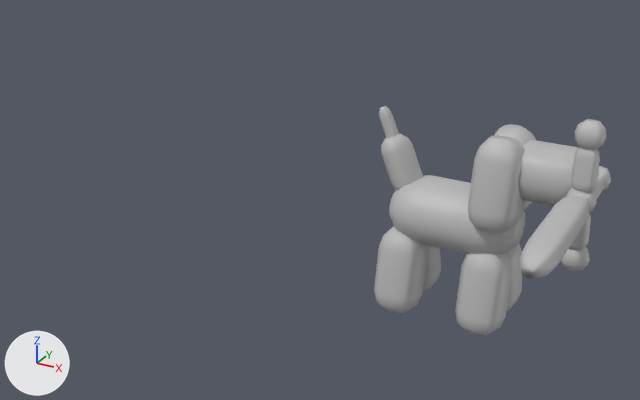
The FBX model Bedtime/Assets/Prefabs/Enemies/melee/Balloon dog.fbx, before and after one commit.
Both versions are drawn from a 50 mm camera at (3.94, -4.02, 2.59) aimed at (1.81, -0.16, 0.65). Lighting does not change. The marker at lower left points along +X, +Y and +Z. Where no turn or scale is listed for an object, it has been applied to the vertices.

Objects in the first picture: 'Body', 'Head', 'Left_ear', 'Left_leg_back', 'Left_leg_front', 'Right_ear', 'Right_leg_back', 'Right_leg_front', 'Sword', 'Tail_bottom', 'Tail_top'.
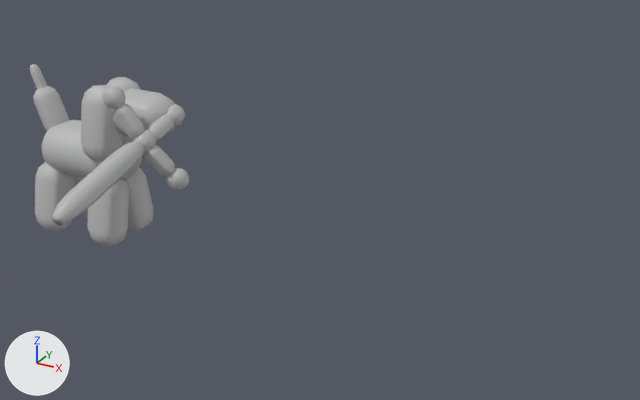
Where the newer file only moved an object's origin or applied its transform, the numbers keep the older frame.

Where the change shows, as pixel boxes (x1, y1, x2, y2) in the pictures (640 x 400 px):
'Sword', moved, turned, rescaled
    before: (519, 119, 611, 279)
    after: (52, 85, 189, 225)
'Body', mesh moved
    before: (389, 175, 525, 254)
    after: (42, 119, 142, 180)
'Left_ear', mesh moved
    before: (468, 136, 526, 234)
    after: (81, 85, 123, 162)
'Left_leg_front', mesh moved
    before: (455, 253, 512, 336)
    after: (87, 179, 129, 246)
'Left_leg_back', mesh moved
    before: (374, 226, 428, 314)
    after: (35, 162, 75, 231)
'Head', mesh moved
    before: (518, 140, 578, 206)
    after: (111, 88, 175, 136)
'Tail_bottom', mesh moved
    before: (381, 133, 423, 191)
    after: (33, 86, 69, 131)
'Right_leg_front', mesh moved
    before: (506, 244, 522, 310)
    after: (126, 168, 153, 231)
'Right_ear', mesh moved
    before: (494, 124, 536, 211)
    after: (106, 77, 141, 91)
'Right_leg_back', mesh moved
    before: (423, 245, 441, 291)
    after: (75, 176, 88, 217)
'Tail_top', mesh moved
    before: (379, 106, 399, 138)
    after: (30, 64, 47, 89)
'Neck', mesh moved
    before: (522, 200, 527, 207)
    after: (122, 135, 133, 146)

Diff of the bpy script that builds the scene:
```diff
--- a/Bedtime/Assets/Prefabs/Enemies/melee/Balloon dog.fbx.py
+++ b/Bedtime/Assets/Prefabs/Enemies/melee/Balloon dog.fbx.py
@@ me_mesh_004 @@
 me_mesh_004.from_pydata(...)  # 61 vertices, 68 faces; spans x -0.105..0.115, y -0.084..0.084, z -0.158..0.16
+# me_mesh_004 part 2: the whole mesh is moved by (-2.53, 0.033, -0.109)
 me_mesh_004.materials.append(mat_balloon_dog)
@@ me_mesh_007 @@
 me_mesh_007.from_pydata(...)  # 61 vertices, 68 faces; spans x -0.061..0.063, y -0.034..0.034, z -0.112..0.113
+# me_mesh_007 part 5: the whole mesh is moved by (-2.53, 0.033, -0.109)
 me_mesh_007.materials.append(mat_balloon_dog)
@@ me_mesh_005 @@
 me_mesh_005.from_pydata(...)  # 61 vertices, 68 faces; spans x -0.107..0.126, y -0.149..0.149, z -0.237..0.237
+# me_mesh_005 part 11: the whole mesh is moved by (-2.53, 0.033, -0.109)
 me_mesh_005.materials.append(mat_balloon_dog)
@@ me_mesh_009 @@
 me_mesh_009.from_pydata(...)  # 61 vertices, 68 faces; spans x -0.208..0.208, y -0.165..0.165, z -0.119..0.14
+# me_mesh_009 part 1: the whole mesh is moved by (-2.53, 0.033, -0.109)
 me_mesh_009.materials.append(mat_balloon_dog)
@@ me_mesh_010 @@
 me_mesh_010.from_pydata(...)  # 61 vertices, 68 faces; spans x -0.107..0.126, y -0.149..0.149, z -0.237..0.237
+# me_mesh_010 part 6: the whole mesh is moved by (-2.53, 0.033, -0.109)
 me_mesh_010.materials.append(mat_balloon_dog)
@@ me_mesh_006 @@
 me_mesh_006.from_pydata(...)  # 61 vertices, 68 faces; spans x -0.107..0.126, y -0.147..0.147, z -0.237..0.237
+# me_mesh_006 part 8: the whole mesh is moved by (-2.53, 0.033, -0.109)
 me_mesh_006.materials.append(mat_balloon_dog)
@@ me_mesh_011 @@
 me_mesh_011.from_pydata(...)  # 61 vertices, 68 faces; spans x -0.107..0.126, y -0.147..0.147, z -0.237..0.237
+# me_mesh_011 part 10: the whole mesh is moved by (-2.53, 0.033, -0.109)
 me_mesh_011.materials.append(mat_balloon_dog)
@@ me_mesh_001 @@
 me_mesh_001.from_pydata(...)  # 114 vertices, 129 faces; spans x -0.336..0.336, y -0.199..0.199, z -0.181..0.172
+# me_mesh_001 part 4: the whole mesh is moved by (-2.53, 0.033, -0.109)
 me_mesh_001.materials.append(mat_balloon_dog_02)
@@ me_mesh_002 @@
 me_mesh_002.from_pydata(...)  # 61 vertices, 68 faces; spans x -0.107..0.126, y -0.149..0.149, z -0.237..0.237
+# me_mesh_002 part 9: the whole mesh is moved by (-2.53, 0.033, -0.109)
 me_mesh_002.materials.append(mat_balloon_dog)
@@ me_mesh_003 @@
 me_mesh_003.from_pydata(...)  # 61 vertices, 68 faces; spans x -0.107..0.126, y -0.147..0.147, z -0.237..0.237
+# me_mesh_003 part 7: the whole mesh is moved by (-2.53, 0.033, -0.109)
 me_mesh_003.materials.append(mat_balloon_dog)
@@ me_mesh_008 @@
 me_mesh_008.from_pydata(...)  # 61 vertices, 68 faces; spans x -0.118..0.108, y -0.099..0.099, z -0.139..0.137
+# me_mesh_008 part 3: the whole mesh is moved by (-2.53, 0.033, -0.109)
 me_mesh_008.materials.append(mat_balloon_dog)
@@ ob_sword @@
 ob_sword = bpy.data.objects.new('Sword', me_mesh)
-ob_sword.location = (3.196, -0.449, 0.983)
-ob_sword.rotation_euler = (3.142, -1.571, 0.0)  # degrees (180, -90, 0)
-ob_sword.scale = (0.01, 0.01, 0.01)
+ob_sword.parent = ob_balloon_dog1
+ob_sword.location = (67.46, 18.49, 44.6)
+ob_sword.rotation_euler = (1.429, -0.232, 2.127)  # degrees (82, -13, 122)
@@ ob_balloon_dog1 @@
+ob_balloon_dog1 = bpy.data.objects.new('Balloon_dog1', None)
+ob_balloon_dog1.location = (-0.00858, 0.0297, 0.571)
+ob_balloon_dog1.rotation_euler = (1.571, 0.0, 0.0)  # degrees (90, 0, 0)
+ob_balloon_dog1.scale = (0.01, 0.01, 0.01)
```
